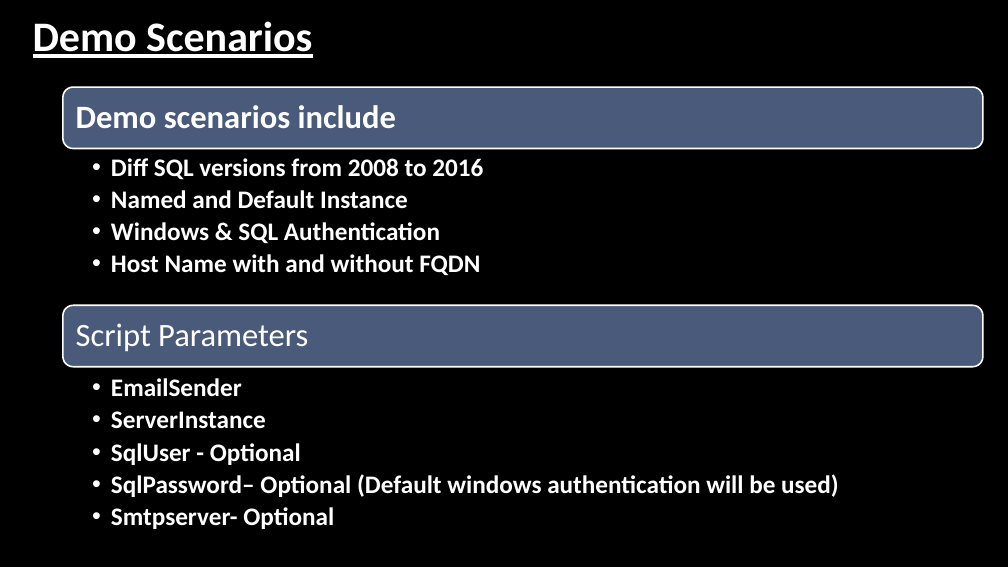
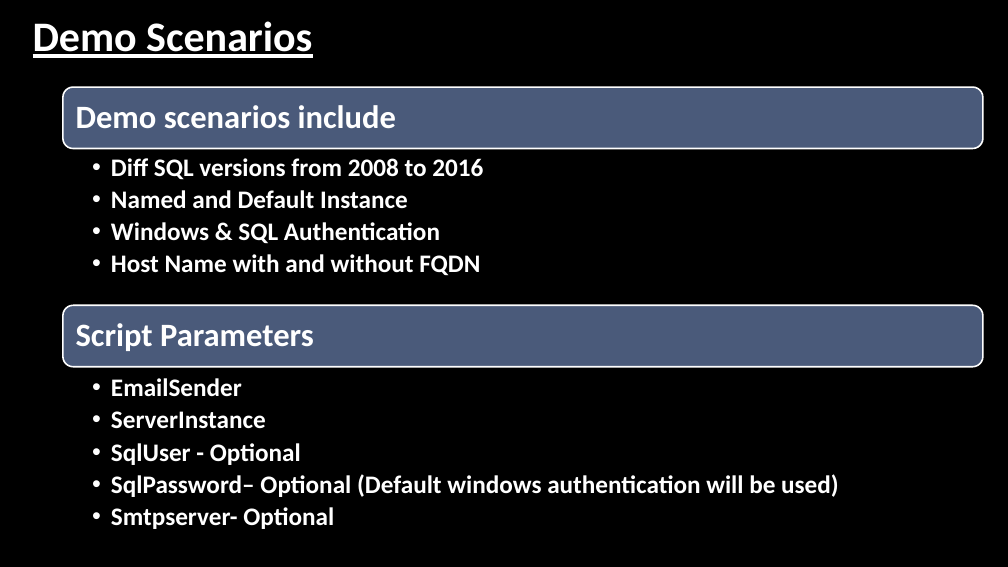
Before and after one commit to hedaprakash/SQLHealthCheck, a slide deck: slide 12 of Consolidated Essential Performance Health Check using PowerShell.pptx (slide 10 before the commit). Drawn at 1008x567 pixels with LibreOffice and Linux fonts; fonts in the diff are those of the drawing; background and template pictures are left out. Boxes give left, top, right and bottom in pixels: in the first picture for what was removed or moved away, otherwise in the second. Text is boxed around its words. In the diff, an @@ line names an element or a change of style, - is before the commit and + after.

```diff
--- a/Consolidated Essential Performance Health Check using PowerShell.pptx
+++ b/Consolidated Essential Performance Health Check using PowerShell.pptx
@@ text "Script Parameters" at bbox=[76, 323, 314, 351]: bold on @@
```
Also in this commit, not shown: 12 other slides changed, 2 slides added, 6 other files.
